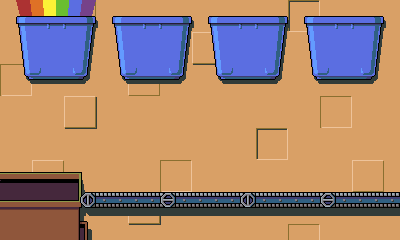
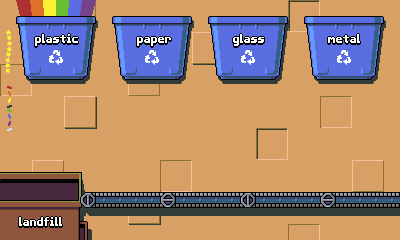
Layer changes from the first (400, 240) image to the second:
added layer "Particles" above "Labels" over bbox(5, 30, 12, 131)
showed "Labels" over bbox(18, 33, 361, 228)
